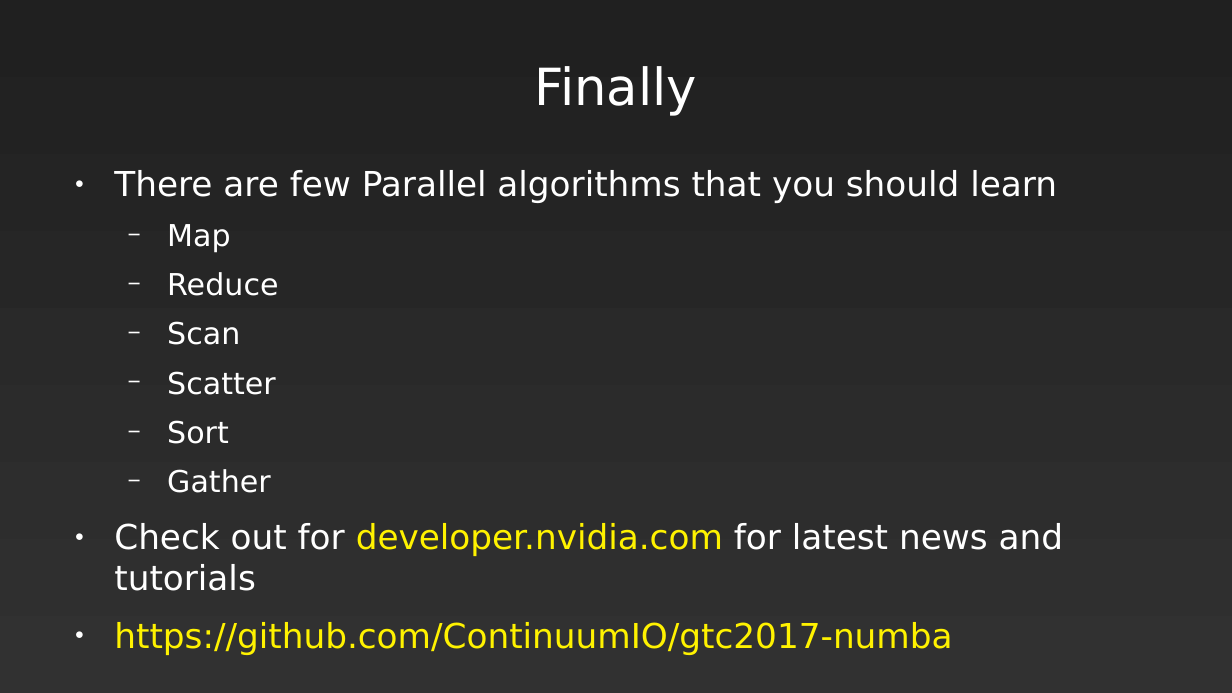
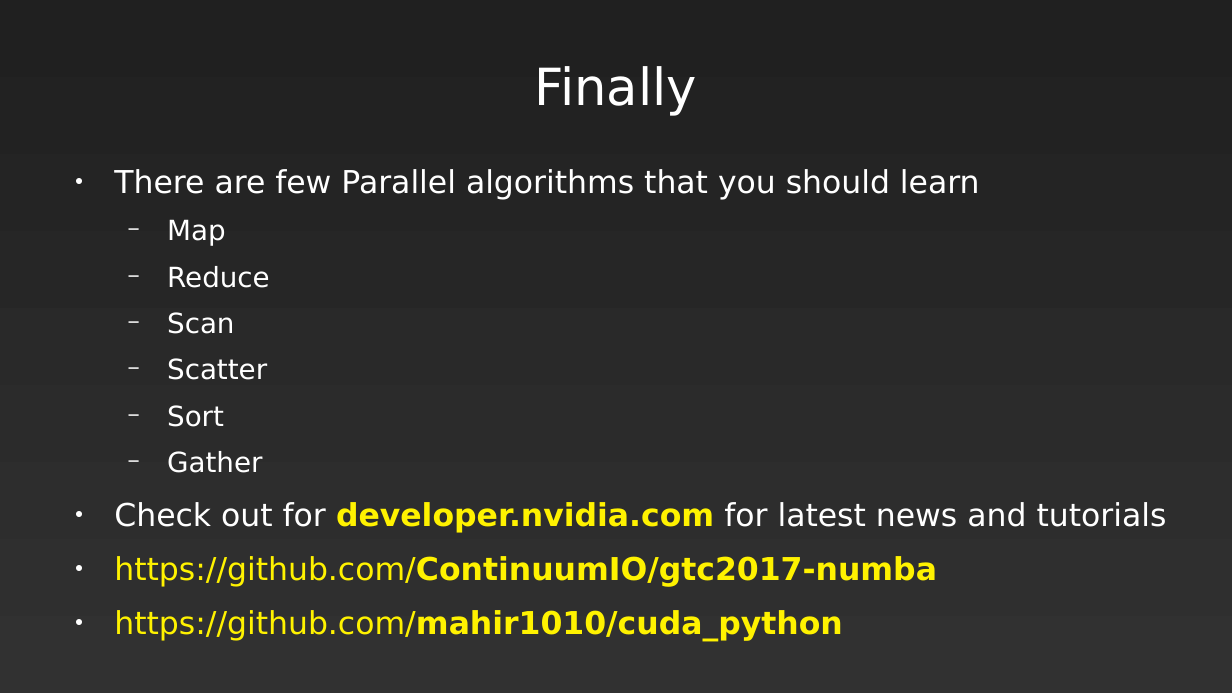
Before and after one commit to mahir1010/cuda_python, a slide deck: slide 16 of Parallel Programming.odp. Drawn at 1232x693 pixels with LibreOffice and Linux fonts; fonts in the diff are those of the drawing. Boxes give left, top, right and bottom in pixels: in the first picture for what was removed or moved away, otherwise in the second. Text is boxed around its words. In the diff, an @@ line names an element or a change of style, - is before the commit and + after.

```diff
--- a/Parallel Programming.odp
+++ b/Parallel Programming.odp
@@ text at bbox=[114, 169, 1167, 587]: size 22.1 to 20.3 pt in "There are few Parallel algorithms that you ...", "Check out for developer.nvidia.com for latest news ...", "https://github.com/ContinuumIO/gtc2017-numba"; size 19.4 to 17.9 pt in "Map", "Reduce", "Scan", "Scatter" and 2 more places; bold on in "developer.nvidia.com", "https://github.com/ContinuumIO/gtc2017-numba" @@
@@ text at bbox=[114, 610, 842, 641]: paragraph added @@
+● https://github.com/mahir1010/cuda_python
```
Also in this commit, not shown: 1 other file.
